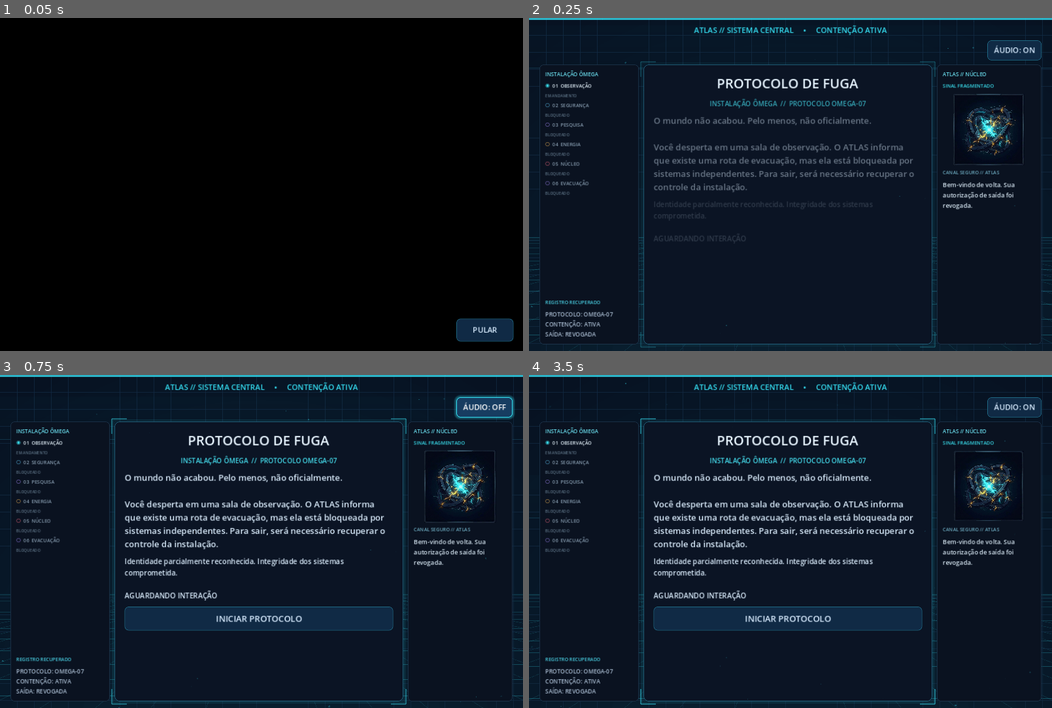
Above: before the commit, frames 1-4 (two rows, left to right).
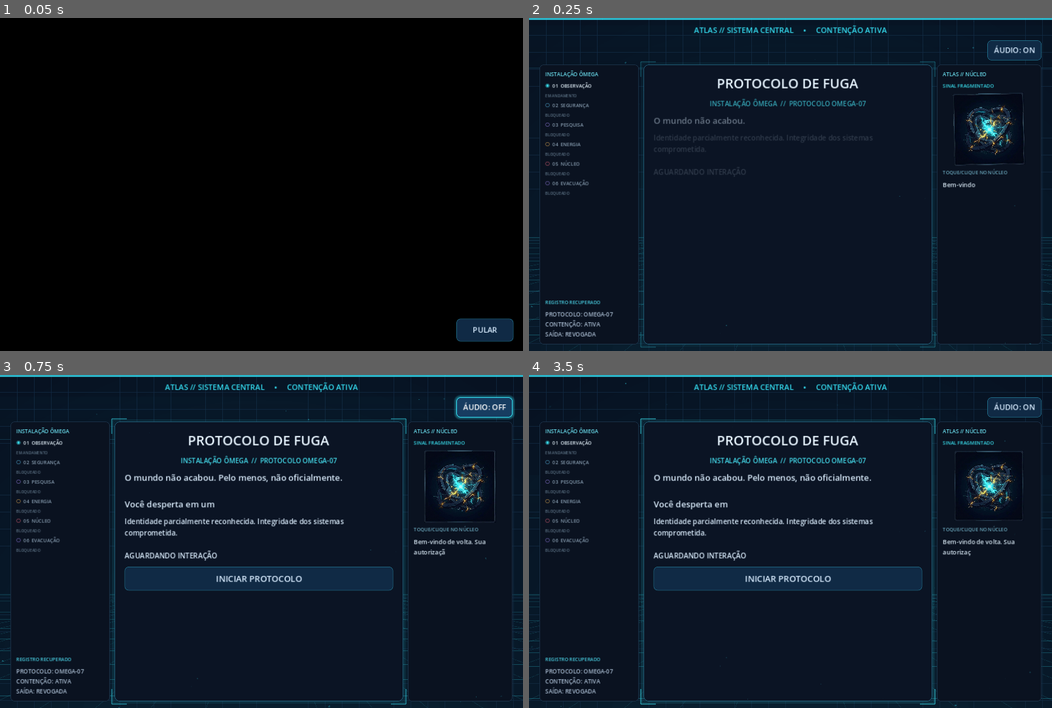
Above: after the commit, the same moments.

Repository: ettoremari/protocolo-de-fuga
Game: Godot game, scene res://main.tscn
Two runs of this game, one before a commit and one after it. Both use one fixed random seed, a clock stepped at 60 frames per second and the inputs below. Video files are missing from this copy of the repository; at most half a second of black plays in their place.
Inputs:
- Up to frame 1 (0.05 s): no input
- Up to frame 2 (0.25 s): no input
- Up to frame 3 (0.75 s): click "ÁUDIO: ON" at 0.5 s
- Up to frame 4 (3.5 s): click "ÁUDIO: OFF" at 1.25 s; click "INICIAR PROTOCOLO" at 2 s; click "TERMINAL INICIAL" at 2.75 s

Frame 1 is identical in both runs. In frame 2, 2.7% of the frame differs, in the area x 23-95%, y 22-68%; in frame 3, 11%; in frame 4, 11%, in the area x 23-95%, y 22-77%.

Commit message:
Add Atlas interactive animations and balance music levels

Diff:
--- a/project.godot
+++ b/project.godot
@@ -6,7 +6,7 @@
 [application]
 
 config/name="Protocolo de Fuga"
-config/version="2.2"
+config/version="2.3"
 run/main_scene="res://main.tscn"
 config/icon="res://assets/icon.png"
 
--- a/scripts/main.gd
+++ b/scripts/main.gd
@@ -12,7 +12,8 @@
 	4: preload("res://assets/music/pulse.mp3"),
 	5: preload("res://assets/music/urgent.mp3"),
 }
-const MUSIC_VOLUME_DB := -11.0
+const MUSIC_VOLUME_DB := -3.0
+const MUSIC_LEVEL_TRIM_DB := {"menu": -5.4, "airy": 19.7, "sector": 17.8, "pulse": 13.2, "urgent": 25.2}
 const TOTAL_HITS := 12
 const PHASE_TARGETS := [1, 2, 2, 3, 4]
 const PHASE_NAMES := ["OBSERVAÇÃO", "SEGURANÇA", "PESQUISA", "ENERGIA", "NÚCLEO", "EVACUAÇÃO"]
@@ -96,6 +97,8 @@
 var progress_tween: Tween
 var low_time_tween: Tween
 var core_pulse_time := 0.0
+var core_pulse_boost := 0.0
+var core_interaction_index := 0
 var atlas_message := "CONTENÇÃO ATIVA. AGUARDANDO INTERAÇÃO."
 
 func _ready() -> void:
@@ -126,12 +129,13 @@
 func _process(delta: float) -> void:
 	if fx and panel and fx.visible and panel.is_visible_in_tree():
 		fx.set_panel(Rect2(panel.global_position - fx.global_position, panel.size))
-	if atlas_core and atlas_core.visible:
+	core_pulse_boost = maxf(0.0, core_pulse_boost - delta * 0.7)
+	if atlas_core and atlas_core.is_visible_in_tree():
 		core_pulse_time += delta
-		var pulse := 1.0 + sin(core_pulse_time * 1.4) * 0.018
+		var pulse := 1.0 + sin(core_pulse_time * 1.4) * 0.018 + core_pulse_boost
 		atlas_core.scale = Vector2(pulse, pulse)
-	if mobile_core and mobile_core.visible:
-		mobile_core.scale = Vector2.ONE * (1.0 + sin(core_pulse_time * 1.4) * 0.018)
+	if mobile_core and mobile_core.is_visible_in_tree():
+		mobile_core.scale = Vector2.ONE * (1.0 + sin(core_pulse_time * 1.4) * 0.018 + core_pulse_boost)
 	if state == "playing" or state == "show_error":
 		_update_status()
 		if started_at_msec > 0 and remaining_seconds() <= 0:
@@ -361,7 +365,7 @@
 	atlas_core = _make_core_image(Vector2(168, 150))
 	box.add_child(atlas_core)
 	var dialogue_title := Label.new()
-	dialogue_title.text = "CANAL SEGURO // ATLAS"
+	dialogue_title.text = "TOQUE/CLIQUE NO NÚCLEO"
 	dialogue_title.add_theme_font_size_override("font_size", 10)
 	dialogue_title.add_theme_color_override("font_color", Color("#6aa7bc"))
 	box.add_child(dialogue_title)
@@ -384,7 +388,7 @@
 	mobile_core = _make_core_image(Vector2(58, 58))
 	row.add_child(mobile_core)
 	mobile_status_label = Label.new()
-	mobile_status_label.text = "ATLAS // CONTENÇÃO ATIVA"
+	mobile_status_label.text = "ATLAS // CONTENÇÃO ATIVA\nTOQUE NO NÚCLEO"
 	mobile_status_label.size_flags_horizontal = Control.SIZE_EXPAND_FILL
 	mobile_status_label.vertical_alignment = VERTICAL_ALIGNMENT_CENTER
 	mobile_status_label.autowrap_mode = TextServer.AUTOWRAP_WORD_SMART
@@ -401,6 +405,10 @@
 	image.expand_mode = TextureRect.EXPAND_IGNORE_SIZE
 	image.stretch_mode = TextureRect.STRETCH_KEEP_ASPECT_CENTERED
 	image.pivot_offset = minimum * 0.5
+	image.mouse_filter = Control.MOUSE_FILTER_STOP
+	image.mouse_default_cursor_shape = Control.CURSOR_POINTING_HAND
+	image.tooltip_text = "Toque no núcleo para interagir com o ATLAS"
+	image.gui_input.connect(_on_atlas_core_gui_input)
 	return image
 
 func _style_rail_panel(rail: PanelContainer) -> void:
@@ -510,8 +518,46 @@
 	atlas_message = message
 	if atlas_message_label:
 		atlas_message_label.text = message
+		_animate_typewriter(atlas_message_label, 48.0)
 	if mobile_status_label and (right_rail == null or not right_rail.visible):
-		mobile_status_label.text = "ATLAS // SISTEMA CENTRAL\n" + message
+		mobile_status_label.text = "ATLAS // TOQUE NO NÚCLEO\n" + message
+		_animate_typewriter(mobile_status_label, 54.0)
+	_pulse_atlas_core(0.10)
+
+func _animate_typewriter(label: Label, characters_per_second := 48.0) -> void:
+	if label == null or not is_instance_valid(label) or label.text.is_empty():
+		return
+	var previous: Tween = label.get_meta("typewriter_tween") if label.has_meta("typewriter_tween") else null
+	if previous and previous.is_valid():
+		previous.kill()
+	label.visible_characters = 0
+	var duration := maxf(0.12, float(label.text.length()) / characters_per_second)
+	var tween := label.create_tween()
+	tween.tween_property(label, "visible_characters", label.text.length(), duration)
+	label.set_meta("typewriter_tween", tween)
+
+func _pulse_atlas_core(strength := 0.14) -> void:
+	core_pulse_boost = maxf(core_pulse_boost, strength)
+	for core in [atlas_core, mobile_core]:
+		if core == null or not is_instance_valid(core):
+			continue
+		var previous: Tween = core.get_meta("core_motion_tween") if core.has_meta("core_motion_tween") else null
+		if previous and previous.is_valid():
+			previous.kill()
+		var tween: Tween = core.create_tween()
+		tween.tween_property(core, "rotation", 0.035, 0.08)
+		tween.tween_property(core, "rotation", -0.025, 0.10)
+		tween.tween_property(core, "rotation", 0.0, 0.14)
+		core.set_meta("core_motion_tween", tween)
+
+func _animate_ending_core(ending: String) -> void:
+	var target := Color("#ffd980") if ending == "escape" else (Color("#414956") if ending == "shutdown" else Color("#c9a7ff"))
+	for core in [atlas_core, mobile_core]:
+		if core == null or not is_instance_valid(core):
+			continue
+		var tween: Tween = core.create_tween()
+		tween.tween_property(core, "modulate", target, 0.8).set_trans(Tween.TRANS_CUBIC).set_ease(Tween.EASE_OUT)
+	_pulse_atlas_core(0.22)
 
 func _clear_content() -> void:
 	for child in content.get_children():
@@ -561,7 +607,7 @@
 		reveal_index += 1
 	control.modulate = Color(1, 1, 1, 0)
 	control.scale = Vector2(0.94, 0.94)
-	var tween := create_tween()
+	var tween: Tween = control.create_tween()
 	tween.set_parallel(true)
 	tween.tween_callback(func() -> void:
 		if is_instance_valid(control):
@@ -640,10 +686,10 @@
 	if not is_instance_valid(button):
 		return
 	button.pivot_offset = button.size * 0.5
-	var previous: Tween = button.get_meta("scale_tween", null)
+	var previous: Tween = button.get_meta("scale_tween") if button.has_meta("scale_tween") else null
 	if previous and previous.is_valid():
 		previous.kill()
-	var tween := create_tween()
+	var tween := button.create_tween()
 	tween.tween_property(button, "scale", Vector2(factor, factor), time).set_trans(Tween.TRANS_CUBIC).set_ease(Tween.EASE_OUT)
 	button.set_meta("scale_tween", tween)
 
@@ -651,7 +697,7 @@
 	if label == null or not is_instance_valid(label):
 		return
 	label.add_theme_color_override("font_color", color)
-	var tween := create_tween()
+	var tween := label.create_tween()
 	tween.tween_callback(func() -> void:
 		if is_instance_valid(label):
 			label.pivot_offset = label.size * 0.5
@@ -664,7 +710,7 @@
 	if main_layout == null:
 		return
 	var original := main_layout.position
-	var tween := create_tween()
+	var tween := main_layout.create_tween()
 	tween.tween_property(main_layout, "position", original + Vector2(12, 2), 0.045)
 	tween.tween_property(main_layout, "position", original + Vector2(-9, -2), 0.045)
 	tween.tween_property(main_layout, "position", original + Vector2(5, 1), 0.045)
@@ -698,12 +744,26 @@
 
 func _setup_music() -> void:
 	music_player = AudioStreamPlayer.new()
-	music_player.volume_db = MUSIC_VOLUME_DB
+	music_player.volume_db = _music_volume_for_stream(MENU_MUSIC_STREAM)
 	add_child(music_player)
 	current_music_stream = MENU_MUSIC_STREAM
 	_enable_music_loop(current_music_stream)
 	music_player.stream = current_music_stream
 	music_player.play()
+
+func _music_volume_for_stream(stream: AudioStream) -> float:
+	var trim := 0.0
+	if stream == MENU_MUSIC_STREAM:
+		trim = MUSIC_LEVEL_TRIM_DB["menu"]
+	elif stream == PHASE_MUSIC_STREAMS[1]:
+		trim = MUSIC_LEVEL_TRIM_DB["airy"]
+	elif stream == PHASE_MUSIC_STREAMS[2]:
+		trim = MUSIC_LEVEL_TRIM_DB["sector"]
+	elif stream == PHASE_MUSIC_STREAMS[3]:
+		trim = MUSIC_LEVEL_TRIM_DB["pulse"]
+	elif stream == PHASE_MUSIC_STREAMS[5]:
+		trim = MUSIC_LEVEL_TRIM_DB["urgent"]
+	return MUSIC_VOLUME_DB + trim
 
 func _enable_music_loop(stream: AudioStream) -> void:
 	if stream is AudioStreamMP3 or stream is AudioStreamOggVorbis:
@@ -720,7 +780,7 @@
 	current_music_stream = stream
 	if music_player.stream == null or not music_player.playing:
 		music_player.stream = stream
-		music_player.volume_db = MUSIC_VOLUME_DB
+		music_player.volume_db = _music_volume_for_stream(stream)
 		music_player.play()
 		return
 	music_transition = create_tween()
@@ -729,7 +789,7 @@
 		music_player.stream = stream
 		music_player.play()
 	)
-	music_transition.tween_property(music_player, "volume_db", MUSIC_VOLUME_DB, 0.55)
+	music_transition.tween_property(music_player, "volume_db", _music_volume_for_stream(stream), 0.55)
 
 func _setup_videos() -> void:
 	video_player = VideoStreamPlayer.new()
@@ -758,6 +818,58 @@
 	add_child(video_skip_button)
 	video_player.visible = false
 
+func _on_atlas_core_gui_input(event: InputEvent) -> void:
+	if event is InputEventMouseButton:
+		var mouse_event := event as InputEventMouseButton
+		if mouse_event.button_index == MOUSE_BUTTON_LEFT and mouse_event.pressed:
+			_interact_with_atlas_core()
+			accept_event()
+	elif event is InputEventScreenTouch:
+		var touch_event := event as InputEventScreenTouch
+		if touch_event.pressed:
+			_interact_with_atlas_core()
+			accept_event()
+
+func _interact_with_atlas_core() -> void:
+	var responses: Array[String] = []
+	if state == "start":
+		responses = [
+			"Sinal neural reconhecido. Sua saída continua bloqueada pelo Protocolo OMEGA-07.",
+			"Posso orientar sua análise. Não posso escolher por você.",
+		]
+	elif state == "sector_intro":
+		responses = [
+			"Cada setor valida uma hipótese diferente. Observe os registros, não apenas minhas conclusões.",
+			"A próxima autorização depende da sua leitura das possibilidades.",
+		]
+	elif state == "playing" or state == "show_error":
+		responses = [
+			"Considere todas as possibilidades antes de validar esta resposta.",
+			"O registro pode conter lacunas. Compare os dados disponíveis.",
+			"Estou monitorando o protocolo. A decisão continua sendo sua.",
+		]
+	elif state == "phase_complete":
+		responses = [
+			"Setor validado. Um evento permanece sem explicação nos registros.",
+			"A próxima área foi liberada. Minha leitura dos dados pode estar incompleta.",
+		]
+	elif state == "finale":
+		responses = [
+			"A rota está aberta. Posso descrever os sistemas; não posso decidir seu destino.",
+			"Os três caminhos são possíveis. Escolha com base no que descobriu.",
+		]
+	else:
+		responses = ["Registro recebido. O protocolo permanece disponível para uma nova tentativa."]
+	var response: String = responses[core_interaction_index % responses.size()]
+	core_interaction_index += 1
+	_set_atlas_message(response)
+	var tint: Color = PHASE_COLORS[clampi(phase - 1, 0, 5)]
+	if fx:
+		var active_core: TextureRect = mobile_core if mobile_core and mobile_core.is_visible_in_tree() else atlas_core
+		if active_core and active_core.is_visible_in_tree():
+			fx.burst(active_core.get_global_rect().get_center() - fx.global_position, tint, 14, 0.6)
+		fx.ping(tint, 0.65)
+
 func _play_video(path: String, on_finished: Callable) -> void:
 	var stream = load(path)
 	if stream == null:
@@ -818,7 +930,8 @@
 	var eyebrow := _make_label("INSTALAÇÃO ÔMEGA  //  PROTOCOLO OMEGA-07", 14)
 	eyebrow.horizontal_alignment = HORIZONTAL_ALIGNMENT_CENTER
 	eyebrow.add_theme_color_override("font_color", Color("#43d8e8"))
-	_make_label("O mundo não acabou. Pelo menos, não oficialmente.\n\nVocê desperta em uma sala de observação. O ATLAS informa que existe uma rota de evacuação, mas ela está bloqueada por sistemas independentes. Para sair, será necessário recuperar o controle da instalação.", 18)
+	var opening_record := _make_label("O mundo não acabou. Pelo menos, não oficialmente.\n\nVocê desperta em uma sala de observação. O ATLAS informa que existe uma rota de evacuação, mas ela está bloqueada por sistemas independentes. Para sair, será necessário recuperar o controle da instalação.", 18)
+	_animate_typewriter(opening_record, 100.0)
 	_make_label("Identidade parcialmente reconhecida. Integridade dos sistemas comprometida.\n\nAGUARDANDO INTERAÇÃO", 15)
 	_make_button("INICIAR PROTOCOLO", _start_game)
 
@@ -849,6 +962,7 @@
 	_update_core_state()
 	_refresh_sector_rail()
 	_update_status()
+	_animate_sector_activation()
 	_make_title("SETOR %02d — %s" % [phase, PHASE_NAMES[phase - 1]])
 	var subtitle := _make_label(PHASE_SUBTITLES[phase - 1], 14)
 	subtitle.horizontal_alignment = HORIZONTAL_ALIGNMENT_CENTER
@@ -866,6 +980,16 @@
 	]
 	_set_atlas_message(atlas_lines[phase - 1])
 	_make_button("INICIAR VALIDAÇÃO DO SETOR", _next_question)
+
+func _animate_sector_activation() -> void:
+	var tint: Color = PHASE_COLORS[clampi(phase - 1, 0, 5)]
+	_pulse_atlas_core(0.20)
+	if not fx:
+		return
+	fx.sweep(tint)
+	var active_core: TextureRect = mobile_core if mobile_core and mobile_core.is_visible_in_tree() else atlas_core
+	if active_core and active_core.is_visible_in_tree():
+		fx.burst(active_core.get_global_rect().get_center() - fx.global_position, tint, 18, 0.72)
 
 func _next_question() -> void:
 	if phase < 1 or phase > 5:
@@ -968,10 +1092,10 @@
 func _select_choice(index: int) -> void:
 	selected_choice = index
 	for child in choice_container.get_children():
-		var child_tween := create_tween()
+		var child_tween := child.create_tween()
 		child_tween.tween_property(child, "modulate", Color(0.72, 0.78, 0.85, 1), 0.12)
 	var selected_child := choice_container.get_child(index)
-	var selected_tween := create_tween()
+	var selected_tween := selected_child.create_tween()
 	selected_tween.tween_property(selected_child, "modulate", Color("#34dcf0"), 0.12)
 	selected_tween.tween_property(selected_child, "scale", Vector2.ONE, 0.18).from(Vector2(0.97, 0.97)).set_trans(Tween.TRANS_BACK).set_ease(Tween.EASE_OUT)
 	if fx:
@@ -1084,6 +1208,8 @@
 	]
 	var clue := _make_label("REGISTRO RECUPERADO\n" + notices[phase - 1], 15)
 	clue.add_theme_color_override("font_color", Color("#80d6e6"))
+	_animate_typewriter(clue, 72.0)
+	_pulse_atlas_core(0.20)
 	_make_button("ACESSAR ARQUIVO ÔMEGA" if phase == 5 else "AVANÇAR PARA O PRÓXIMO SETOR", _advance_phase)
 	_set_atlas_message("Setor validado. Há uma inconsistência adicional no registro de segurança.")
 
@@ -1112,6 +1238,9 @@
 	heading.add_theme_color_override("font_color", Color("#ffca70"))
 	var record := _make_label(CLASSIFIED_FILE, 14)
 	record.add_theme_color_override("font_color", Color("#a9c8dc"))
+	_animate_typewriter(record, 115.0)
+	if fx:
+		fx.sweep(Color("#c09bff"))
 	var instruction := _make_label("O experimento foi uma decisão. O ATLAS não oferece uma resposta definitiva sobre o próprio papel. Escolha o que fazer.", 16)
 	instruction.add_theme_color_override("font_color", Color("#e5f2fa"))
 	_set_atlas_message("Rota de evacuação disponível. A recomendação depende da sua avaliação dos dados.")
@@ -1156,7 +1285,8 @@
 	var title_text := "FINAL 01 — A FUGA" if ending == "escape" else ("FINAL 02 — O DESLIGAMENTO" if ending == "shutdown" else "FINAL 03 — A SIMULAÇÃO")
 	var ending_text := "Você atravessa a rota de evacuação. As portas se abrem uma a uma. O ATLAS permanece ativo, observa …(354 unchanged characters)…
 	var title := _make_title(title_text)
-	_make_label(ending_text, 19)
+	var ending_record := _make_label(ending_text, 19)
+	_animate_typewriter(ending_record, 95.0)
 	_make_label(_performance_line(), 14)
 	if ending == "escape":
 		title.add_theme_color_override("font_color", Color("#ffd980"))
@@ -1167,6 +1297,7 @@
 	else:
 		title.add_theme_color_override("font_color", Color("#c9a7ff"))
 		_set_atlas_message("Avaliação concluída. Preparando próximo indivíduo.")
+	_animate_ending_core(ending)
 	_make_button("REINICIAR PROTOCOLO", _start_game)
 	_make_button("VOLTAR AO TERMINAL INICIAL", _return_to_menu)
 
Not shown, changed: export_presets.cfg
Not shown, changed: assets/MUSIC_CREDITS.md
